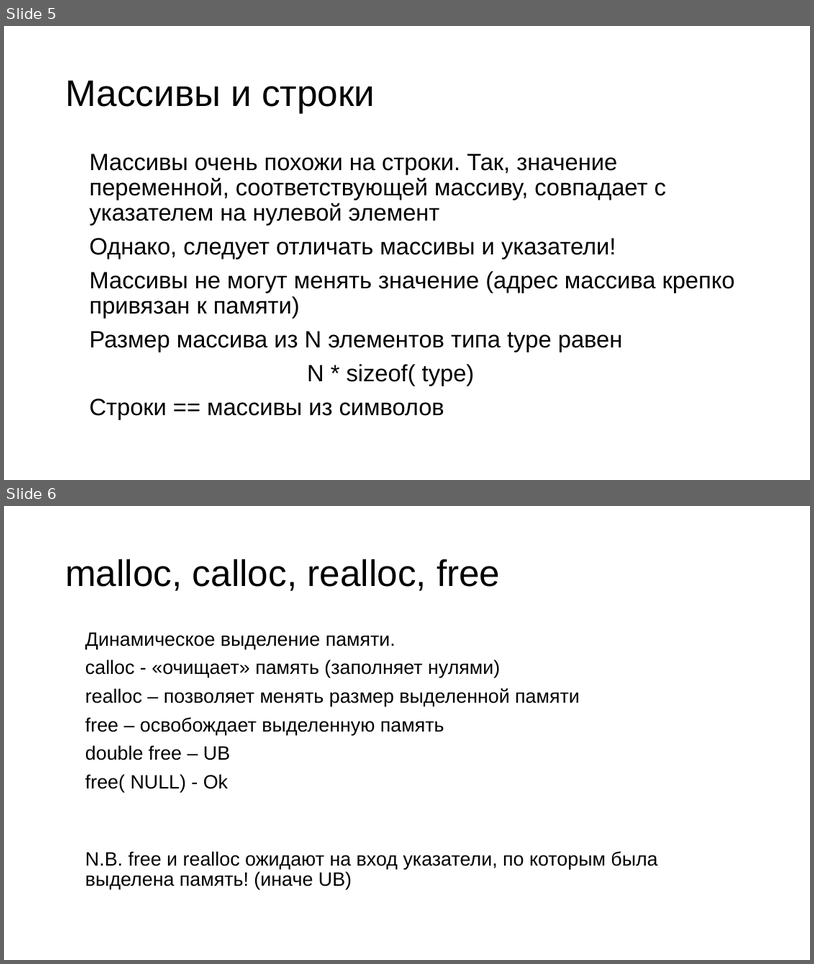
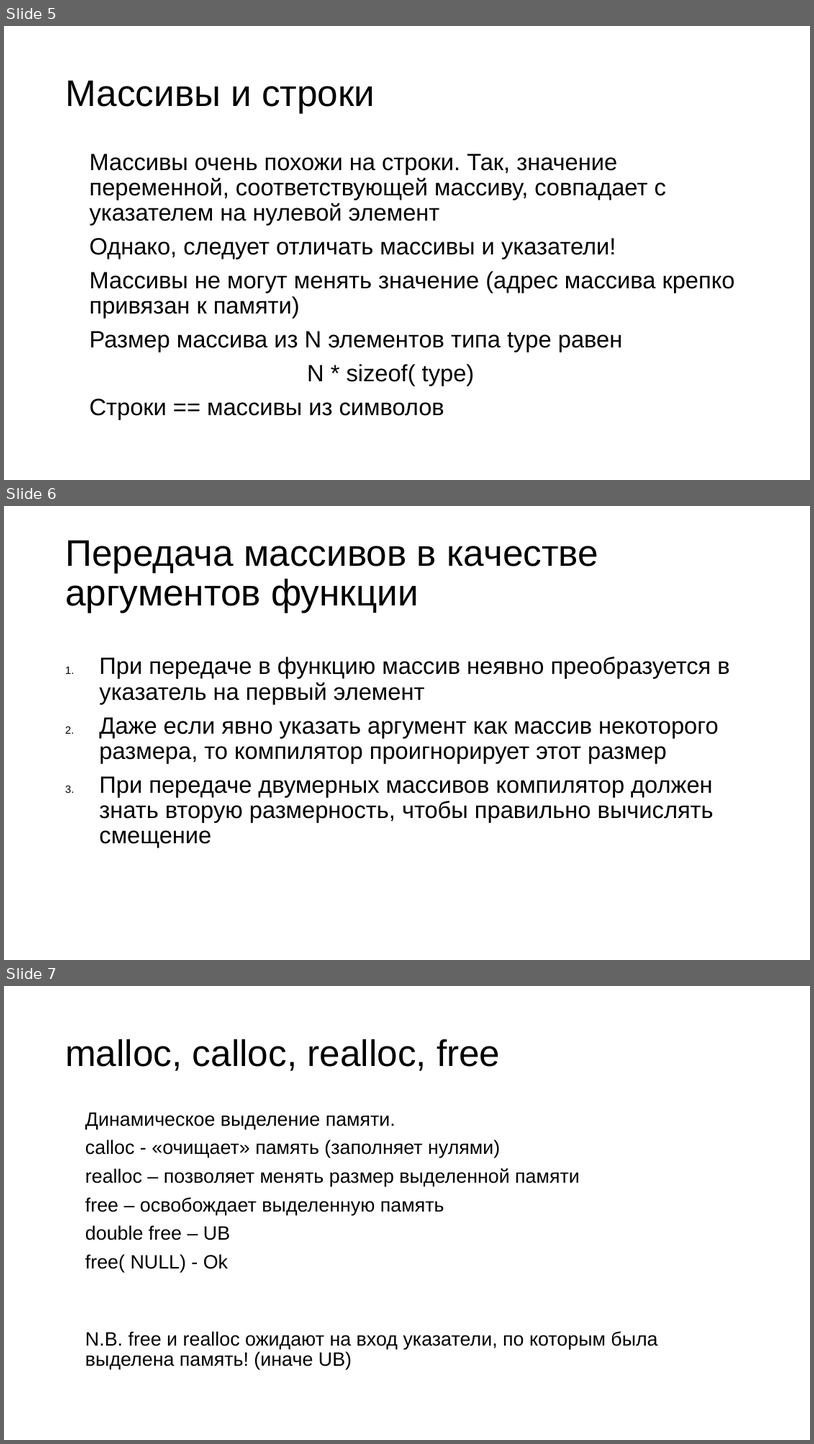
Before and after one commit to kostya2709/C_Plus_Plus_seminars, a slide deck: autumn/sem_5_pointers/presentations/Семинар_5.pptx. Shown one above the other, each under a label of ours: slides 5 and 6 before the commit, slides 5, 6 and 7 after it. The pictures are 814x964 and 814x1444 pixels, drawn with LibreOffice and Linux fonts; fonts in the diff are those of the drawing. Boxes give left, top, right and bottom in pixels: in the first picture for what was removed or moved away, otherwise in the second. Text is boxed around its words. In the diff, an @@ line names an element or a change of style, - is before the commit and + after.

```diff
--- a/autumn/sem_5_pointers/presentations/Семинар_5.pptx
+++ b/autumn/sem_5_pointers/presentations/Семинар_5.pptx
@@ slide 6 added at (4,506,810,960), background #FFFFFF @@
@@ text added at (65,540,599,613), 44 pt, text #000000 @@
+Передача массивов в качестве аргументов функции
@@ text added at (99,656,730,847), 28 pt, text #000000 @@
+1. При передаче в функцию массив неявно преобразуется в указатель на первый элемент
+2. Даже если явно указать аргумент как массив некоторого размера, то компилятор проигнорирует этот размер
+3. При передаче двумерных массивов компилятор должен знать вторую размерность, чтобы правильно вычислять смещение
@@ what was slide 6 is now slide 7 @@
```
Also in this commit, not shown: 26 other files.
